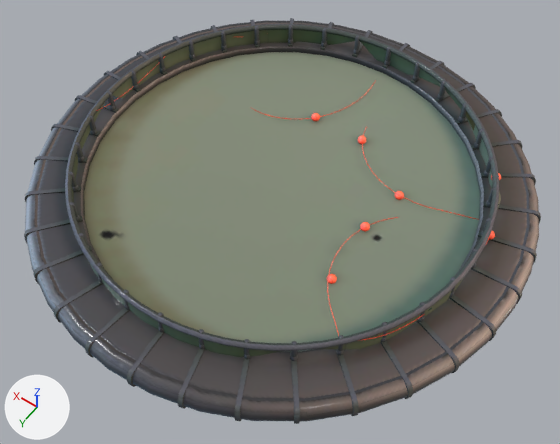
A saved change to the glTF model scene.gltf.
One viewpoint serves both versions: a 50 mm lens placed at (-2.52, 3.56, 5.03), pointed at (-0.17, 0.26, -0.15). Arrows for +X, +Y and +Z are at lower left; the lights stay in place. Where no turn or scale is listed for an object, it has been applied to the vertices.

The first picture shows 'Sphere_Sphere_0'.
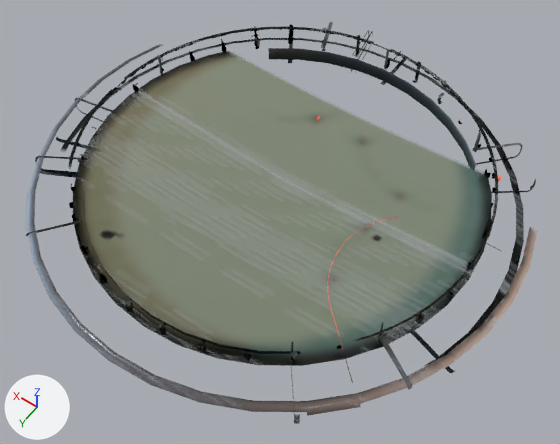
Where the change shows, as pixel boxes [x1, y1, x2, y2] in the pictures (560 x 444 px):
'Sphere_Sphere_0', surface changed
    both: [24, 18, 541, 424]

The change, as a diff of the scene's bpy script:
```diff
--- a/scene.gltf.py
+++ b/scene.gltf.py
@@ img_sphere_basecolor_png @@
+img_sphere_basecolor_png = load_image('Sphere_baseColor.png', 'Sphere_baseColor.png', 2048, 2048, 'sRGB')
@@ img_sphere_emissive_jpeg @@
+img_sphere_emissive_jpeg = load_image('Sphere_emissive.jpeg', 'Sphere_emissive.jpeg', 2048, 2048, 'sRGB')
@@ mat_sphere @@
 n0 = _N.new('ShaderNodeBsdfPrincipled'); n0.name = 'Principled BSDF'
-n0.inputs[19].default_value = 0.42  # 'Coat Weight'
+n0.inputs[19].default_value = 0.288  # 'Coat Weight'
 n0.inputs[20].default_value = 0.213  # 'Coat Roughness'
@@ mat_sphere @@
 n2 = _N.new('ShaderNodeTexImage'); n2.name = 'Image Texture'
-n2.image = img_sphere_basecolor_jpeg
+n2.image = img_sphere_emissive_jpeg
 n3 = _N.new('ShaderNodeTexImage'); n3.name = 'Image Texture.001'
-n3.image = img_sphere_basecolor_jpeg
+n3.image = img_sphere_basecolor_png
 n4 = _N.new('ShaderNodeMath'); n4.name = 'Math'
 n4.operation = 'MULTIPLY'
-n4.inputs[1].default_value = 0.76  # 'Value'
+n4.inputs[1].default_value = 0.49  # 'Value'
 n5 = _N.new('ShaderNodeMath'); n5.name = 'Math.001'
 n5.operation = 'MULTIPLY'
-n5.inputs[1].default_value = 0.74  # 'Value'
+n5.inputs[1].default_value = 0.54  # 'Value'
 n6 = _N.new('ShaderNodeSeparateColor'); n6.name = 'Separate Color'
@@ mat_sphere @@
 _L.new(n10.outputs[0], n9.inputs[0])  # 'UV' to 'Vector'
+_L.new(n3.outputs[1], n0.inputs[4])  # 'Alpha' to 'Alpha'
```
